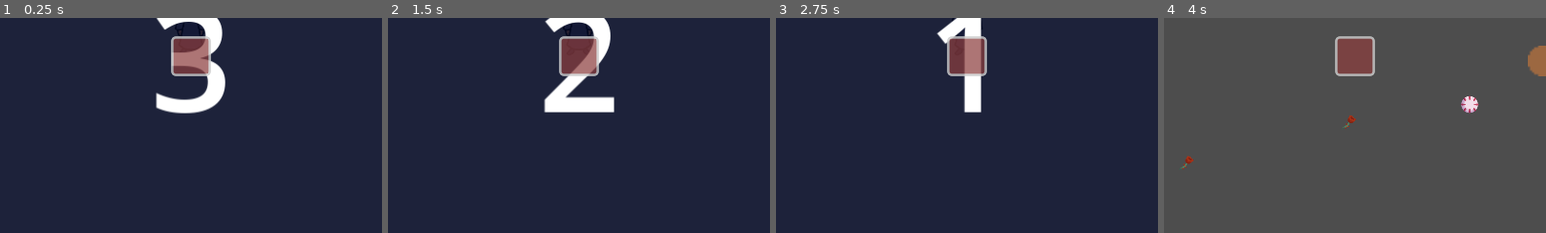
Above: before the commit, frames 1-4 (left to right).
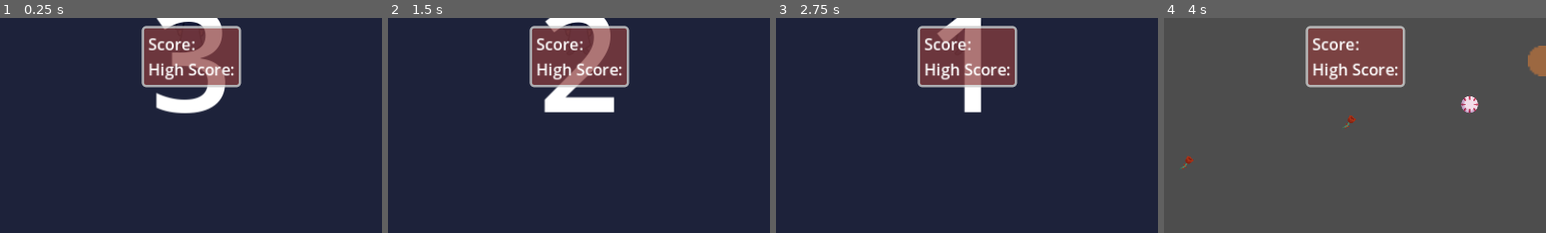
Above: after the commit, the same moments.

Repository: aryuserious/witch-in-training
Game: Godot game, scene res://scenes/level_1.tscn
Two runs of this game, one before a commit and one after it. Both use one fixed random seed, a clock stepped at 60 frames per second and the inputs below.
Inputs:
- Up to frame 1 (0.25 s): no input
- Up to frame 2 (1.5 s): tap Enter at 0.5 s; hold D (right) 0.53-1.28 s; tap Q (drop) at 0.6 s; hold S (down) from 1.28 s (still down); tap E (pickup) at 1.35 s
- Up to frame 3 (2.75 s): tap Space at 2 s; release S (down) at 2.03 s; hold D (right) from 2.03 s (still down); tap 1 (show-hide stats) at 2.1 s
- Up to frame 4 (4 s): tap Enter at 2.75 s; release D (right) at 2.78 s; hold W (up) 2.78-3.53 s; tap Q (drop) at 2.85 s; hold A (left) from 3.53 s (still down); tap E (pickup) at 3.6 s
The pictures show only the part of the screen within x 25-75%, y 41-91%; the shares and areas given below are measured in that part.

The runs differ from the first frame. In frame 1, 6.4% of the frame differs, in the area x 37-64%, y 3-33%; in frame 2, 6.4%; in frame 3, 6.4%; in frame 4, 6.4%.

Commit message:
add score info label

Diff:
--- a/scenes/hud.tscn
+++ b/scenes/hud.tscn
@@ -131,5 +131,8 @@
 size_flags_horizontal = 0
 theme_override_styles/panel = SubResource("StyleBoxFlat_1khaw")
 
-[node name="Label" type="Label" parent="GameOverPanel"]
+[node name="ScoreInfo" type="Label" parent="GameOverPanel"]
 layout_mode = 2
+theme_override_font_sizes/font_size = 20
+text = "Score:
+High Score:"
